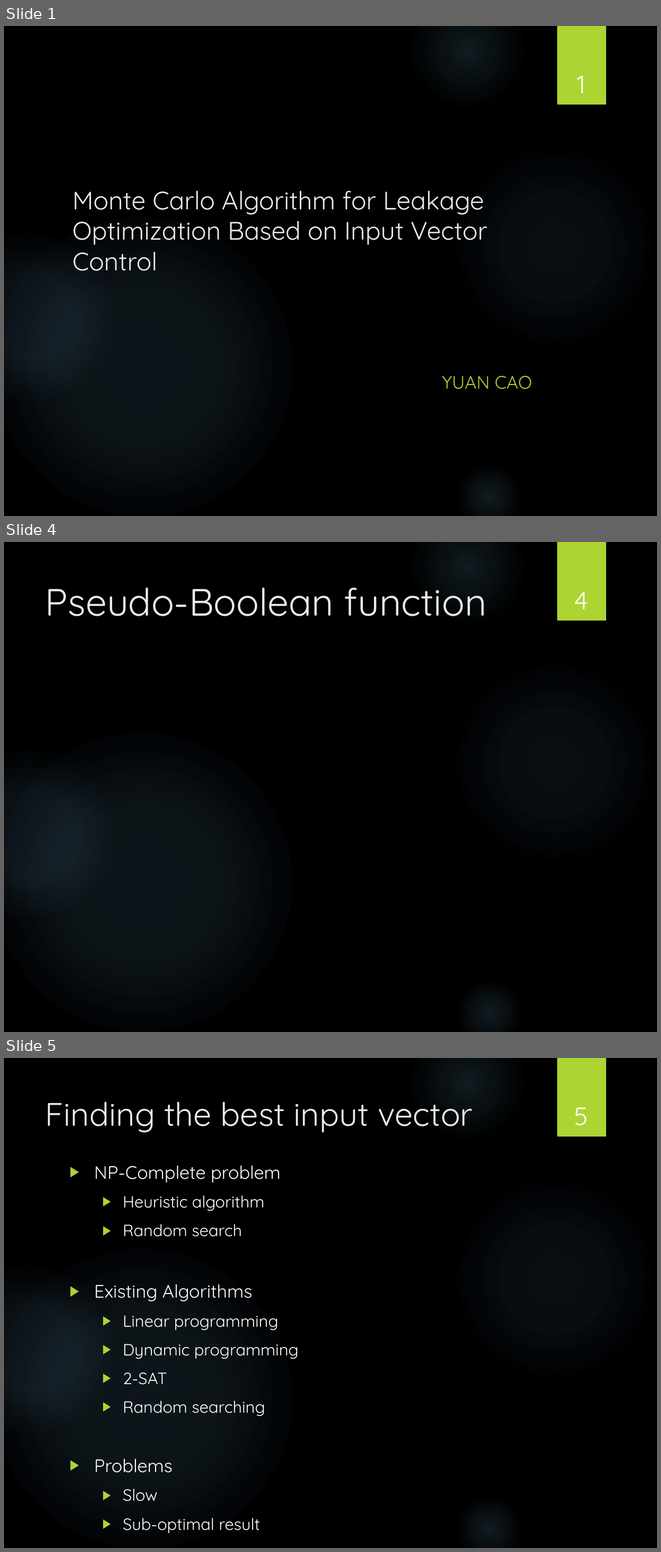
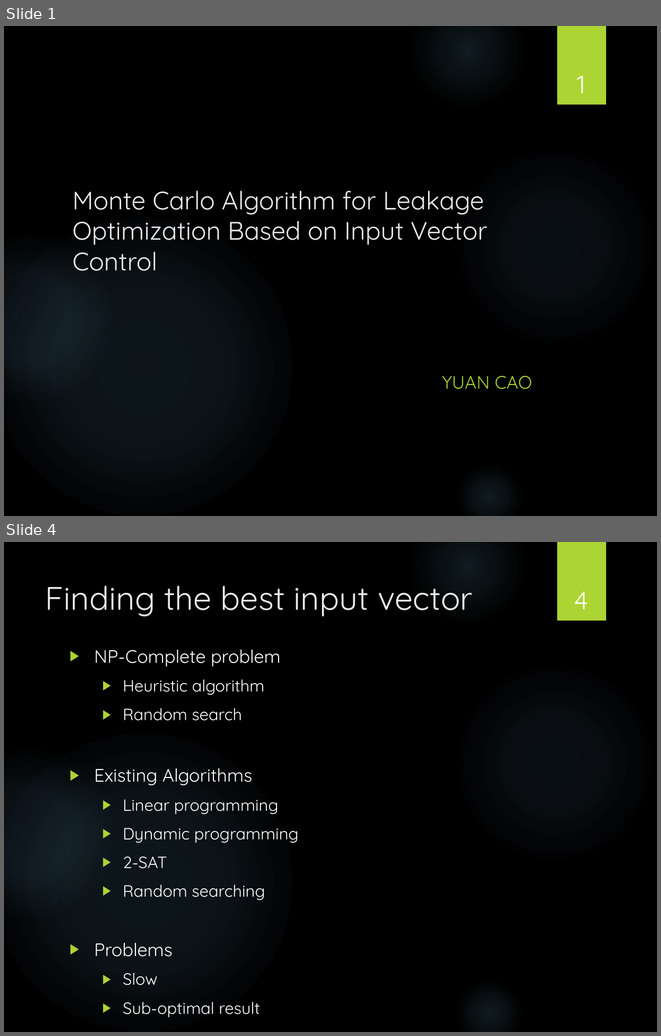
Before and after one commit to caoyuan96421/cmoslm, a slide deck: 6.374_FinalPrj.pptx. Shown one above the other, each under a label of ours: slides 1, 4 and 5 before the commit, slides 1 and 4 after it; the slides between them are not shown. The pictures are 661x1552 and 661x1036 pixels, drawn with LibreOffice and Linux fonts; fonts in the diff are those of the drawing; grey boxes stand for pictures; background and template pictures are left out. Boxes give left, top, right and bottom in pixels: in the first picture for what was removed or moved away, otherwise in the second. Text is boxed around its words. In the diff, an @@ line names an element or a change of style, - is before the commit and + after.

```diff
--- a/6.374_FinalPrj.pptx
+++ b/6.374_FinalPrj.pptx
@@ slide 4 removed at bbox=[4, 542, 657, 1032], background picture (left out); not listed: 6 template elements that a slide beside it also shows @@
@@ title removed at bbox=[45, 588, 487, 616] @@
-Pseudo-Boolean function
@@ page number removed at bbox=[574, 591, 588, 609] @@
-4
@@ what was slide 5 is now slide 4 @@
@@ page number at bbox=[574, 591, 588, 609]: text changed @@
-5
+4
```
Also in this commit, not shown: 5 slides changed, 1 slide added, 8 other files.
